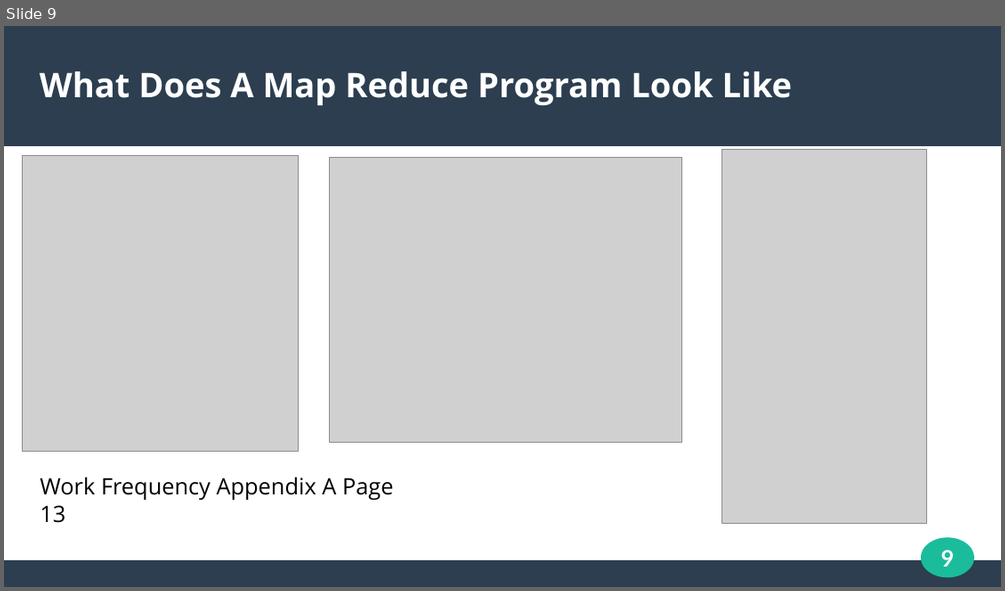
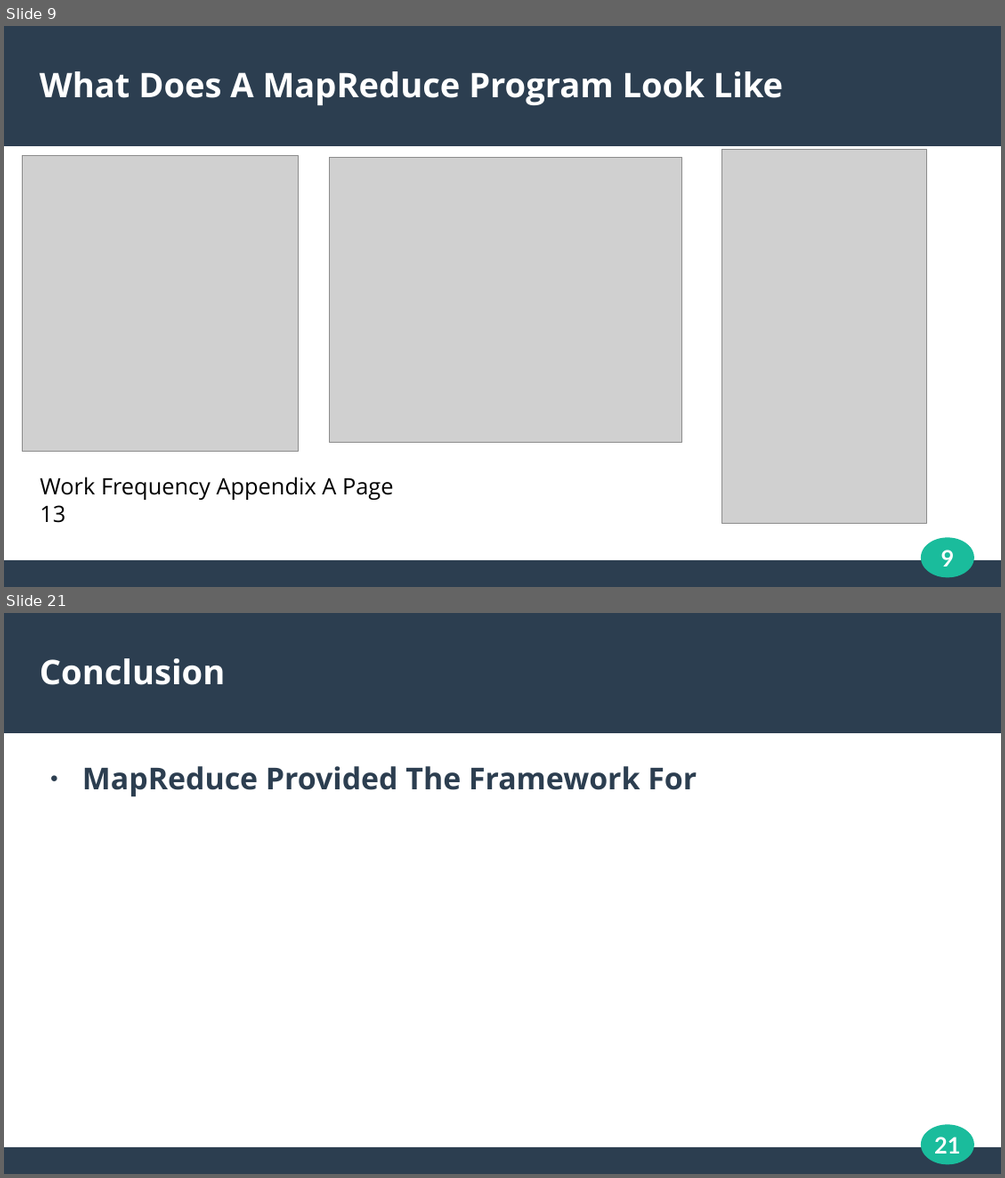
Before and after one commit to N0taN3rd/cs834-f16, a slide deck: presentations/presentation2/presentation2.odp. Shown one above the other, each under a label of ours: slide 9 before the commit, slides 9 and 21 after it; the slides between them are not shown. The pictures are 1005x591 and 1005x1178 pixels, drawn with LibreOffice and Linux fonts; fonts in the diff are those of the drawing; grey boxes stand for pictures. Boxes give left, top, right and bottom in pixels: in the first picture for what was removed or moved away, otherwise in the second. Text is boxed around its words. In the diff, an @@ line names an element or a change of style, - is before the commit and + after.

```diff
--- a/presentations/presentation2/presentation2.odp
+++ b/presentations/presentation2/presentation2.odp
@@ slide 21 added at bbox=[4, 613, 1001, 1174], background #FFFFFF; not listed: 3 template elements that a slide beside it also shows @@
@@ title added at bbox=[40, 658, 225, 685], 27 pt, text #FFFFFF, bold @@
+Conclusion
@@ text added at bbox=[82, 766, 696, 796], 24 pt, text #2C3E50, bold @@
+● MapReduce Provided The Framework For
@@ page number added at bbox=[934, 1136, 960, 1153], 18 pt, text #FFFFFF, bold @@
+21
@@ slide 9 changed as well @@
@@ title at bbox=[40, 71, 783, 105]: spaces changed @@
-What Does A Map Reduce Program Look Like
+What Does A MapReduce Program Look Like
```
Also in this commit, not shown: 4 other slides changed, 9 other slides added, 21 other files.
